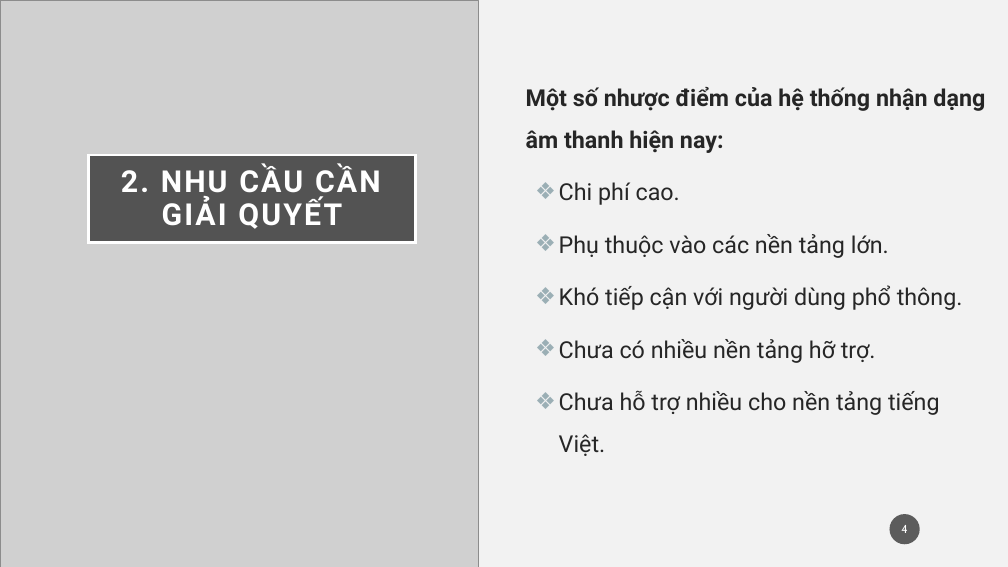
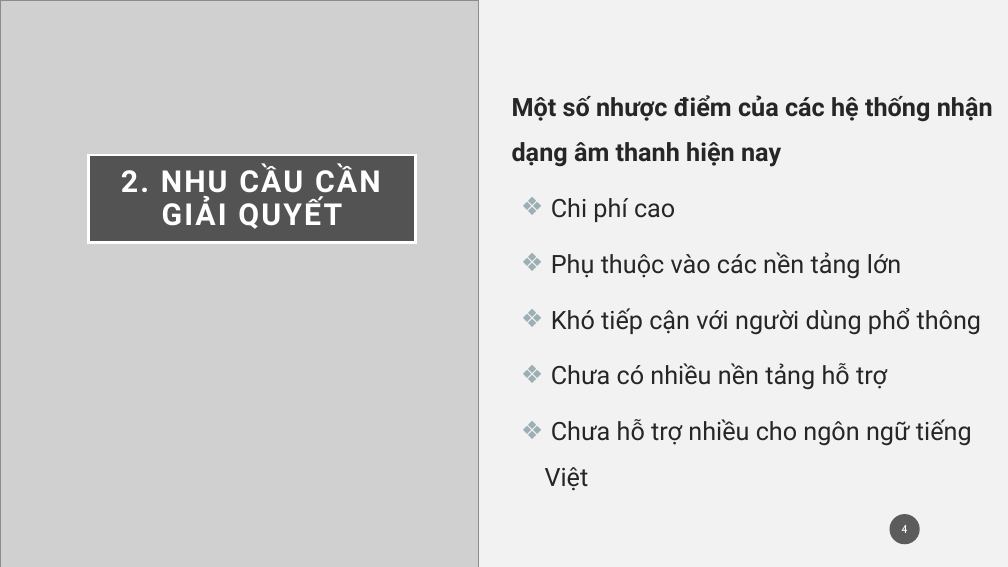
Before and after one commit to thanhtinhpas1/ViSpeech, a slide deck: slide 4 of src/release/public/documents/slide_kltn_06_19_20.pptx. Drawn at 1008x567 pixels with LibreOffice and Linux fonts; fonts in the diff are those of the drawing; grey boxes stand for pictures. Boxes give left, top, right and bottom in pixels: in the first picture for what was removed or moved away, otherwise in the second. Text is boxed around its words. In the diff, an @@ line names an element or a change of style, - is before the commit and + after.

```diff
--- a/src/release/public/documents/slide_kltn_06_19_20.pptx
+++ b/src/release/public/documents/slide_kltn_06_19_20.pptx
@@ text at (512,95,993,491): text changed; size 22.2 to 24 pt @@
-Một số nhược điểm của hệ thống nhận dạng âm thanh hiện nay:
-❖ Chi phí cao.
-❖ Phụ thuộc vào các nền tảng lớn.
-❖ Khó tiếp cận với người dùng phổ thông.
-❖ Chưa có nhiều nền tảng hỡ trợ.
-❖ Chưa hỗ trợ nhiều cho nền tảng tiếng Việt.
+Một số nhược điểm của các hệ thống nhận dạng âm thanh hiện nay
+❖ Chi phí cao
+❖ Phụ thuộc vào các nền tảng lớn
+❖ Khó tiếp cận với người dùng phổ thông
+❖ Chưa có nhiều nền tảng hỗ trợ
+❖ Chưa hỗ trợ nhiều cho ngôn ngữ tiếng Việt
```
Also in this commit, not shown: 15 other slides changed, 3 other files.
